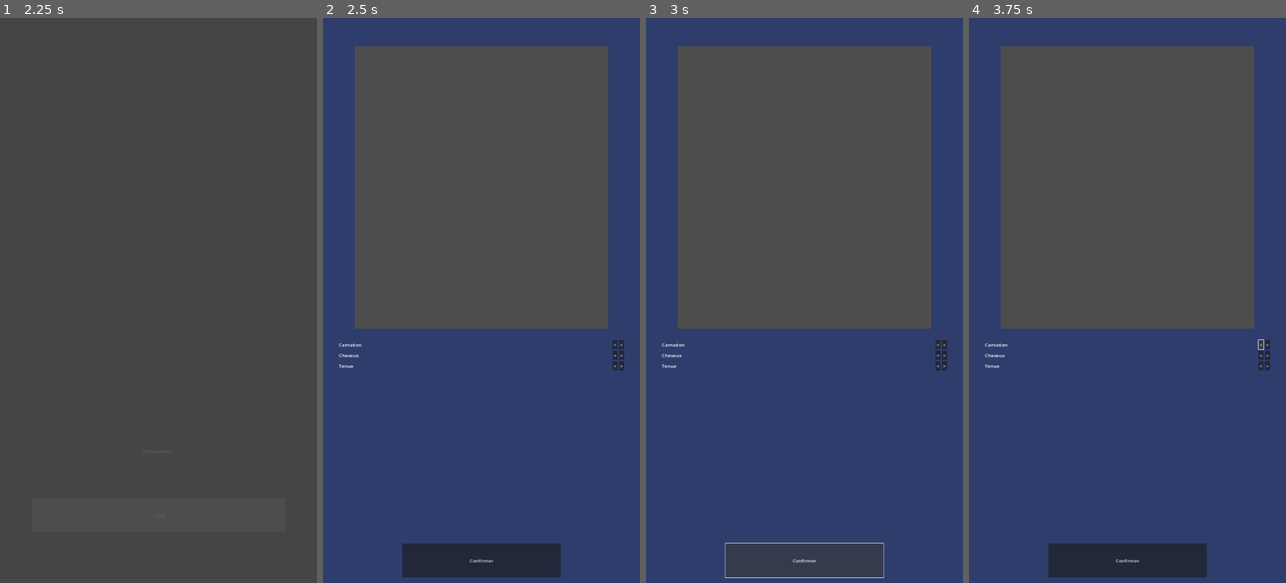
Above: before the commit, frames 1-4 (left to right).
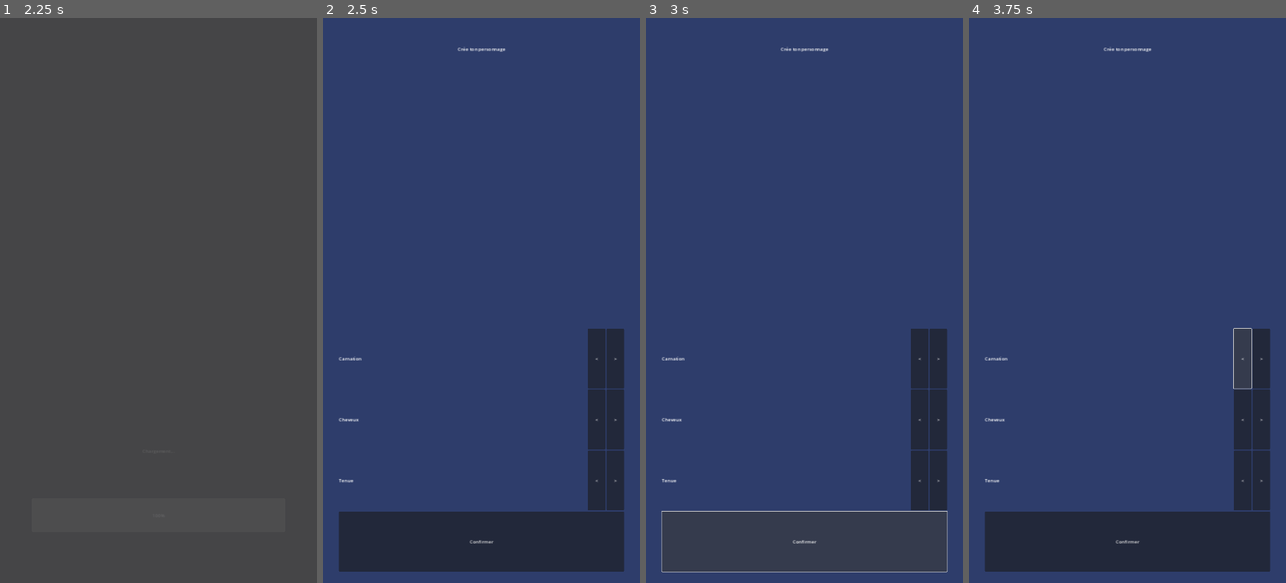
Above: after the commit, the same moments.

Repository: aineotech/BibleWorldKids-Godot
Game: Godot game, scene res://_Game/Scenes/Boot.tscn
Two runs of this game, one before a commit and one after it. Both use one fixed random seed, a clock stepped at 60 frames per second and the inputs below.
Inputs (mouse positions are in pixels of both pictures, inside the frame that each line leads up to):
- Up to frame 1 (2.25 s): tap Enter at 0.5 s; move the mouse to (228, 272) at 0.52 s; hold Right (ui_right) 0.53-1.25 s; hold Space (action_principale) 0.53-1.25 s; click (228, 272) at 0.67 s; drag from (95, 328) to (142, 413) at 1.27 s; tap Space (action_principale) at 2 s; move the mouse to (190, 176) at 2.02 s; hold Right (ui_right) from 2.03 s (still down); hold Space (action_principale) from 2.03 s (still down)
- Up to frame 2 (2.5 s): keep holding Right (ui_right); keep holding Space (action_principale)
- Up to frame 3 (3 s): release Right (ui_right) at 2.75 s; release Space (action_principale) at 2.75 s; click "Confirmer" at 2.75 s
- Up to frame 4 (3.75 s): click "<" at 3.5 s

Frame 1 is identical in both runs. In frame 2, 51% of the frame differs, in the area x 4-95%, y 5-99%; in frame 3, 51%, in the area x 4-96%, y 5-100%; in frame 4, 51%.
Error before the commit: Invalid call. Nonexistent function 'sauvegarder' in base 'Nil'. (res://_Game/Scripts/UI/UIPersonnalisation.gd:47)
Error after the commit: Invalid call. Nonexistent function 'changer_carnation' in base 'Nil'. (res://_Game/Scripts/UI/UIPersonnalisation.gd:34)

Commit message:
fix(scene): BtnConfirmer dans VBoxContainer - visible quelle que soit la taille fenetre
Co-Authored-By: Claude Sonnet 4.6 <noreply@anthropic.com>

Diff:
--- a/_Game/Scenes/CreateurAvatar.tscn
+++ b/_Game/Scenes/CreateurAvatar.tscn
@@ -7,7 +7,9 @@
 script = ExtResource("2_ui")
 anchor_right = 1.0
 anchor_bottom = 1.0
-avatar = NodePath("Apercu/Avatar")
+grow_horizontal = 2
+grow_vertical = 2
+avatar = NodePath("Avatar")
 
 [node name="Fond" type="ColorRect" parent="."]
 anchor_right = 1.0
@@ -16,84 +18,94 @@
 grow_vertical = 2
 color = Color(0.18, 0.24, 0.42, 1.0)
 
-[node name="Apercu" type="SubViewportContainer" parent="."]
-anchor_left = 0.1
-anchor_top = 0.05
-anchor_right = 0.9
-anchor_bottom = 0.55
+[node name="Titre" type="Label" parent="."]
+anchor_left = 0.0
+anchor_top = 0.02
+anchor_right = 1.0
+anchor_bottom = 0.09
 grow_horizontal = 2
 grow_vertical = 2
-stretch = true
+text = "Crée ton personnage"
+horizontal_alignment = 1
+vertical_alignment = 1
 
-[node name="SubViewport" type="SubViewport" parent="Apercu"]
-
-[node name="Avatar" type="Node2D" parent="Apercu/SubViewport"]
+[node name="Avatar" type="Node2D" parent="."]
 script = ExtResource("1_perso")
 couche_corps = NodePath("Corps")
 couche_vetement = NodePath("Vetement")
 couche_cheveux = NodePath("Cheveux")
 couche_accessoire = NodePath("Accessoire")
+position = Vector2(540, 400)
 
-[node name="Corps" type="Sprite2D" parent="Apercu/SubViewport/Avatar"]
+[node name="Corps" type="Sprite2D" parent="Avatar"]
 
-[node name="Vetement" type="Sprite2D" parent="Apercu/SubViewport/Avatar"]
+[node name="Vetement" type="Sprite2D" parent="Avatar"]
 
-[node name="Cheveux" type="Sprite2D" parent="Apercu/SubViewport/Avatar"]
+[node name="Cheveux" type="Sprite2D" parent="Avatar"]
 
-[node name="Accessoire" type="Sprite2D" parent="Apercu/SubViewport/Avatar"]
+[node name="Accessoire" type="Sprite2D" parent="Avatar"]
 
 [node name="Controles" type="VBoxContainer" parent="."]
 anchor_left = 0.05
-anchor_top = 0.57
+anchor_top = 0.55
 anchor_right = 0.95
-anchor_bottom = 0.92
+anchor_bottom = 0.98
 grow_horizontal = 2
 grow_vertical = 2
 
 [node name="LigneCarnation" type="HBoxContainer" parent="Controles"]
 size_flags_horizontal = 3
+size_flags_vertical = 3
 
 [node name="LblCarnation" type="Label" parent="Controles/LigneCarnation"]
 text = "Carnation"
 size_flags_horizontal = 3
+vertical_alignment = 1
 
 [node name="BtnCarnationMoins" type="Button" parent="Controles/LigneCarnation"]
-text = "<"
+custom_minimum_size = Vector2(60, 0)
+text = " < "
 
 [node name="BtnCarnationPlus" type="Button" parent="Controles/LigneCarnation"]
-text = ">"
+custom_minimum_size = Vector2(60, 0)
+text = " > "
 
 [node name="LigneCheveux" type="HBoxContainer" parent="Controles"]
 size_flags_horizontal = 3
+size_flags_vertical = 3
 
 [node name="LblCheveux" type="Label" parent="Controles/LigneCheveux"]
 text = "Cheveux"
 size_flags_horizontal = 3
+vertical_alignment = 1
 
 [node name="BtnCheveuxMoins" type="Button" parent="Controles/LigneCheveux"]
-text = "<"
+custom_minimum_size = Vector2(60, 0)
+text = " < "
 
 [node name="BtnCheveuxPlus" type="Button" parent="Controles/LigneCheveux"]
-text = ">"
+custom_minimum_size = Vector2(60, 0)
+text = " > "
 
 [node name="LigneTenue" type="HBoxContainer" parent="Controles"]
 size_flags_horizontal = 3
+size_flags_vertical = 3
 
 [node name="LblTenue" type="Label" parent="Controles/LigneTenue"]
 text = "Tenue"
 size_flags_horizontal = 3
+vertical_alignment = 1
 
 [node name="BtnTenueMoins" type="Button" parent="Controles/LigneTenue"]
-text = "<"
+custom_minimum_size = Vector2(60, 0)
+text = " < "
 
 [node name="BtnTenuePlus" type="Button" parent="Controles/LigneTenue"]
-text = ">"
+custom_minimum_size = Vector2(60, 0)
+text = " > "
 
-[node name="BtnConfirmer" type="Button" parent="."]
-anchor_left = 0.25
-anchor_top = 0.93
-anchor_right = 0.75
-anchor_bottom = 0.99
-grow_horizontal = 2
-grow_vertical = 2
+[node name="BtnConfirmer" type="Button" parent="Controles"]
+size_flags_horizontal = 3
+size_flags_vertical = 3
+custom_minimum_size = Vector2(0, 50)
 text = "Confirmer"
